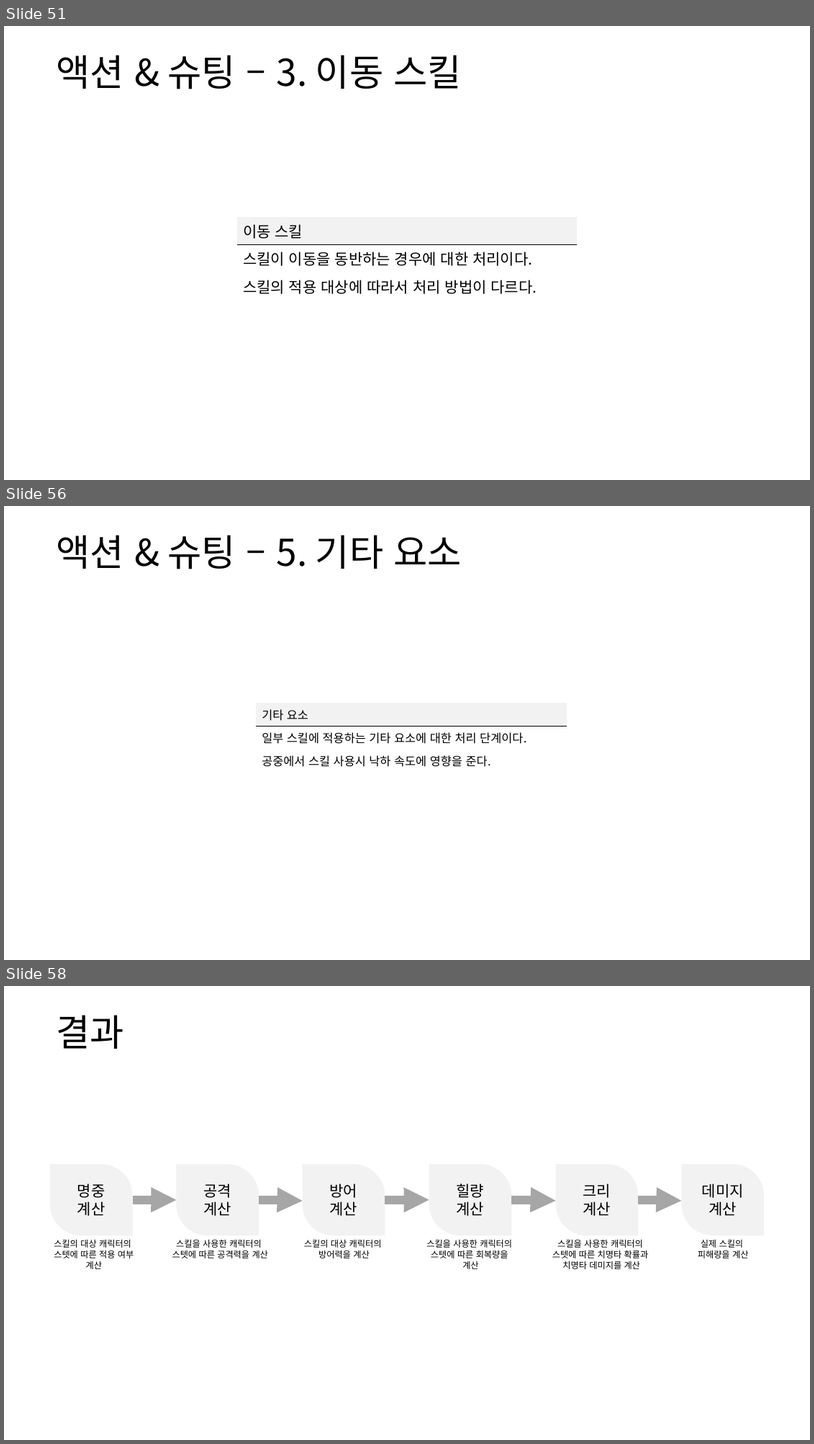
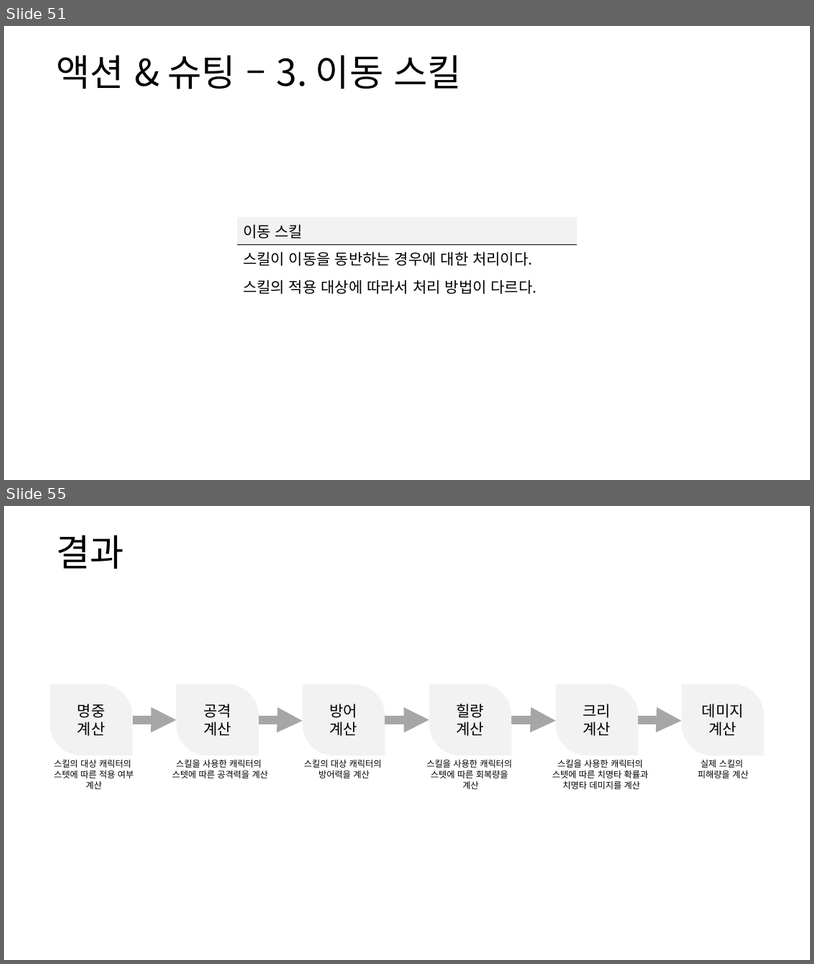
Before and after one commit to yjk0401/unityenginebasic_9th, a slide deck: 기획/방랑엽사전/스킬 시스템 기획서.pptx. Shown one above the other, each under a label of ours: slides 51, 56 and 58 before the commit, slides 51 and 55 after it; the slides between them are not shown. The pictures are 814x1444 and 814x964 pixels, drawn with LibreOffice and Linux fonts; fonts in the diff are those of the drawing. Boxes give left, top, right and bottom in pixels: in the first picture for what was removed or moved away, otherwise in the second. Text is boxed around its words. In the diff, an @@ line names an element or a change of style, - is before the commit and + after.

```diff
--- a/기획/방랑엽사전/스킬 시스템 기획서.pptx
+++ b/기획/방랑엽사전/스킬 시스템 기획서.pptx
@@ slide 56 removed at (x1=4, y1=506, x2=810, y2=960), background #FFFFFF @@
@@ text removed at (x1=56, y1=535, x2=462, y2=569) @@
-액션 & 슈팅 – 5. 기타 요소
@@ table removed at (x1=256, y1=703, x2=567, y2=770), 3 rows, 1 columns @@
-기타 요소
-일부 스킬에 적용하는 기타 요소에 대한 처리 단계이다.
-공중에서 스킬 사용시 낙하 속도에 영향을 준다.
@@ what was slide 58 is now slide 55 @@
```
Also in this commit, not shown: 11 slides changed, 2 other slides removed, 2 other files.
